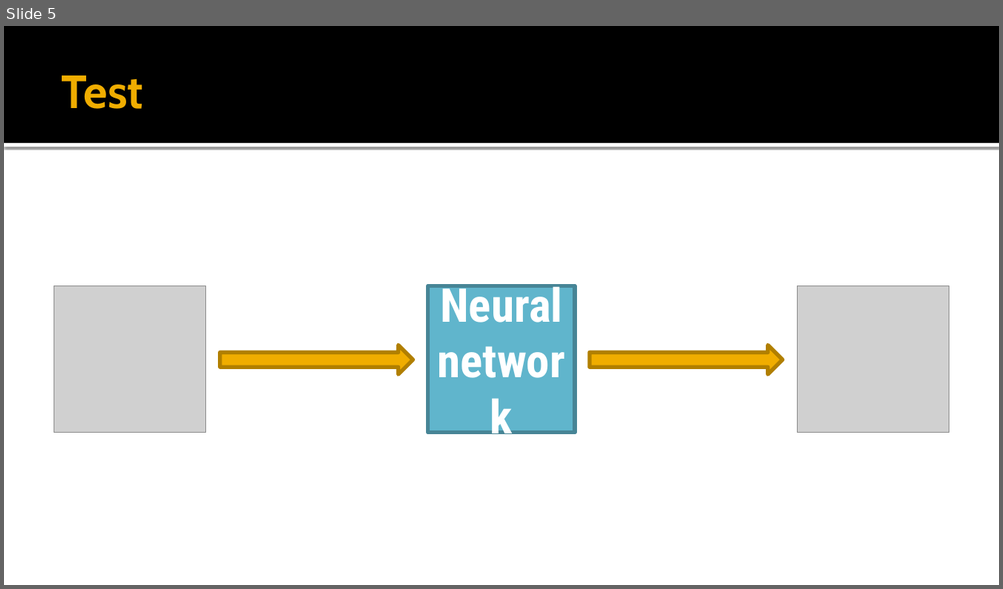
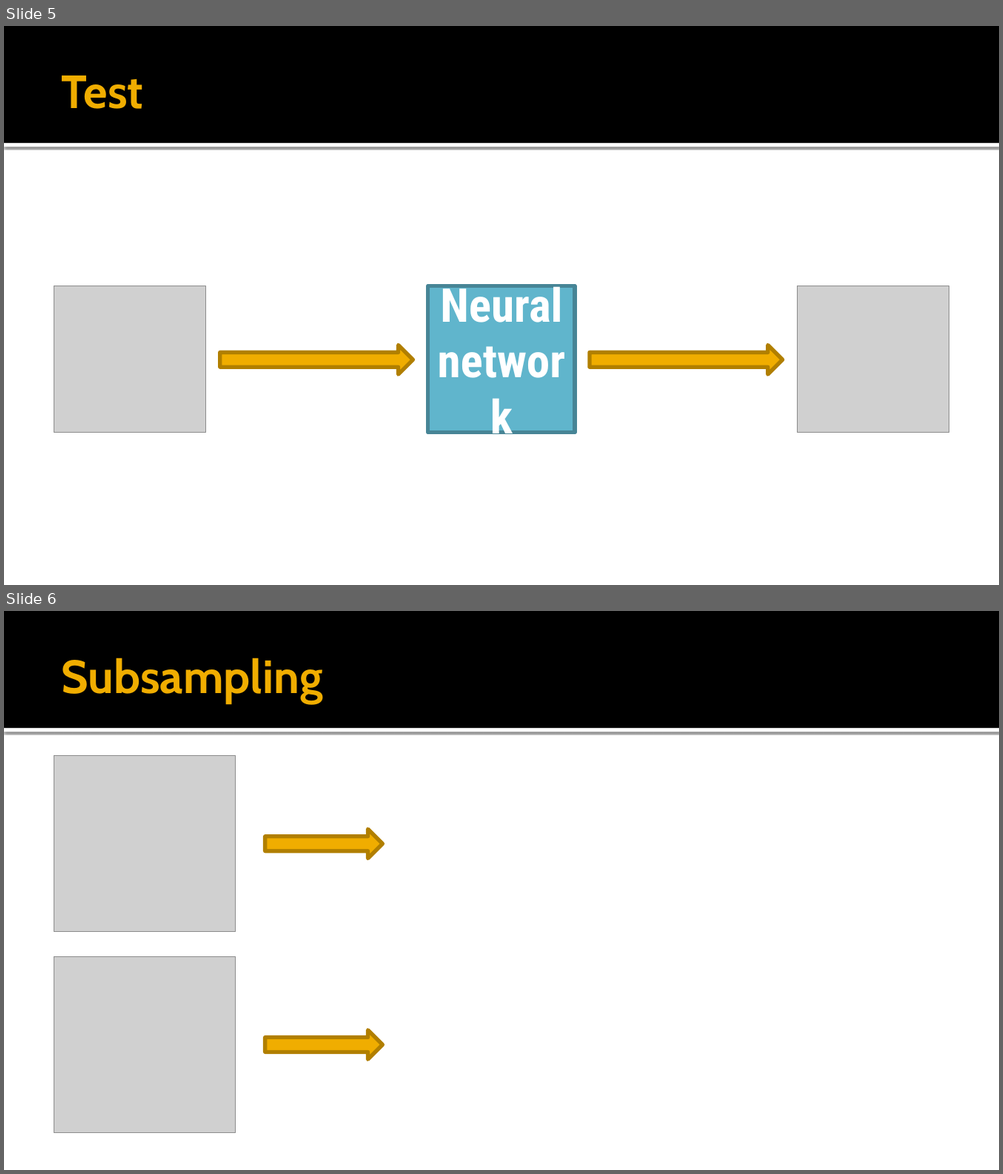
Before and after one commit to Saritus/bachelor-thesis, a slide deck: docs/Anfangspräsentation.pptx. Shown one above the other, each under a label of ours: slide 5 before the commit, slides 5 and 6 after it. The pictures are 1003x589 and 1003x1174 pixels, drawn with LibreOffice and Linux fonts; fonts in the diff are those of the drawing; grey boxes stand for pictures. Boxes give left, top, right and bottom in pixels: in the first picture for what was removed or moved away, otherwise in the second. Text is boxed around its words. In the diff, an @@ line names an element or a change of style, - is before the commit and + after.

Commit message:
Add first try for subsampling

```diff
--- a/docs/Anfangspräsentation.pptx
+++ b/docs/Anfangspräsentation.pptx
@@ slide 6 added at (4, 611, 999, 1170), background #FFFFFF; not listed: 2 template elements that a slide beside it also shows @@
@@ title added at (61, 658, 323, 704), 45 pt, text #F0AD00, bold @@
+Subsampling
@@ picture added at (54, 756, 236, 932) @@
@@ right arrow added at (265, 829, 382, 859), fill #F0AD00, outline #B28000 3.78 pt @@
@@ picture added at (54, 957, 236, 1133) @@
@@ right arrow added at (265, 1031, 382, 1059), fill #F0AD00, outline #B28000 3.78 pt @@
```
Also in this commit, not shown: 1 other slide added.
